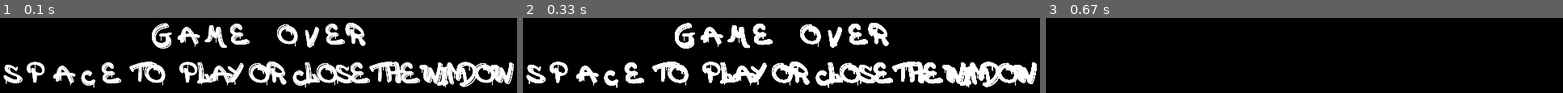
Above: before the commit, frames 1-3 (left to right).
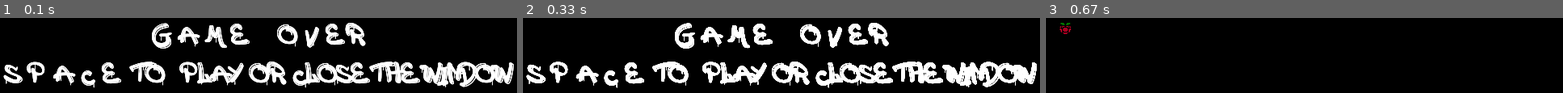
Above: after the commit, the same moments.

Repository: biTcom18/game_inspiration
Game: pygame game, started from snake_oop.py
Two runs of this game, one before a commit and one after it. Both use one fixed random seed, a clock stepped at 60 frames per second and the inputs below.
Inputs:
- Up to frame 1 (0.1 s): no input
- Up to frame 2 (0.33 s): no input
- Up to frame 3 (0.67 s): tap Space at 0.33 s

Frames 1-2 are identical in both runs. In frame 3, 0.2% of the frame differs, in the area x 2-5%, y 6-22%.

Commit message:
Drawing the Game

Diff:
--- a/snake_oop.py
+++ b/snake_oop.py
@@ -80,10 +80,10 @@
     display_surface.blit(text_1, textpos_1)
     display_surface.blit(text_2, textpos_2)
 
-def drawWalls(surface, img, map):
+def drawWalls(display_surface, img, map):
     pass
 
-def drawSnake(surface, img, gamedata):
+def drawSnake(display_surface, img, gamedata):
     pass
 
 def updateGame(gamedata, gameTime):
@@ -125,7 +125,14 @@
         if isPlaying:
             display_surface.fill(BLACK)
 
-        # Do drawing stuff here
+            # Do drawing stuff here
+            drawWalls(display_surface, images['wall'], snakemap)
+            display_surface.blit(images['berry'], rrect)
+            drawSnake(display_surface, images['snake'], data)
+            drawData(display_surface, data)
+
+
+
     else:
         keys = pygame.key.get_pressed()
         for event in pygame.event.get():
